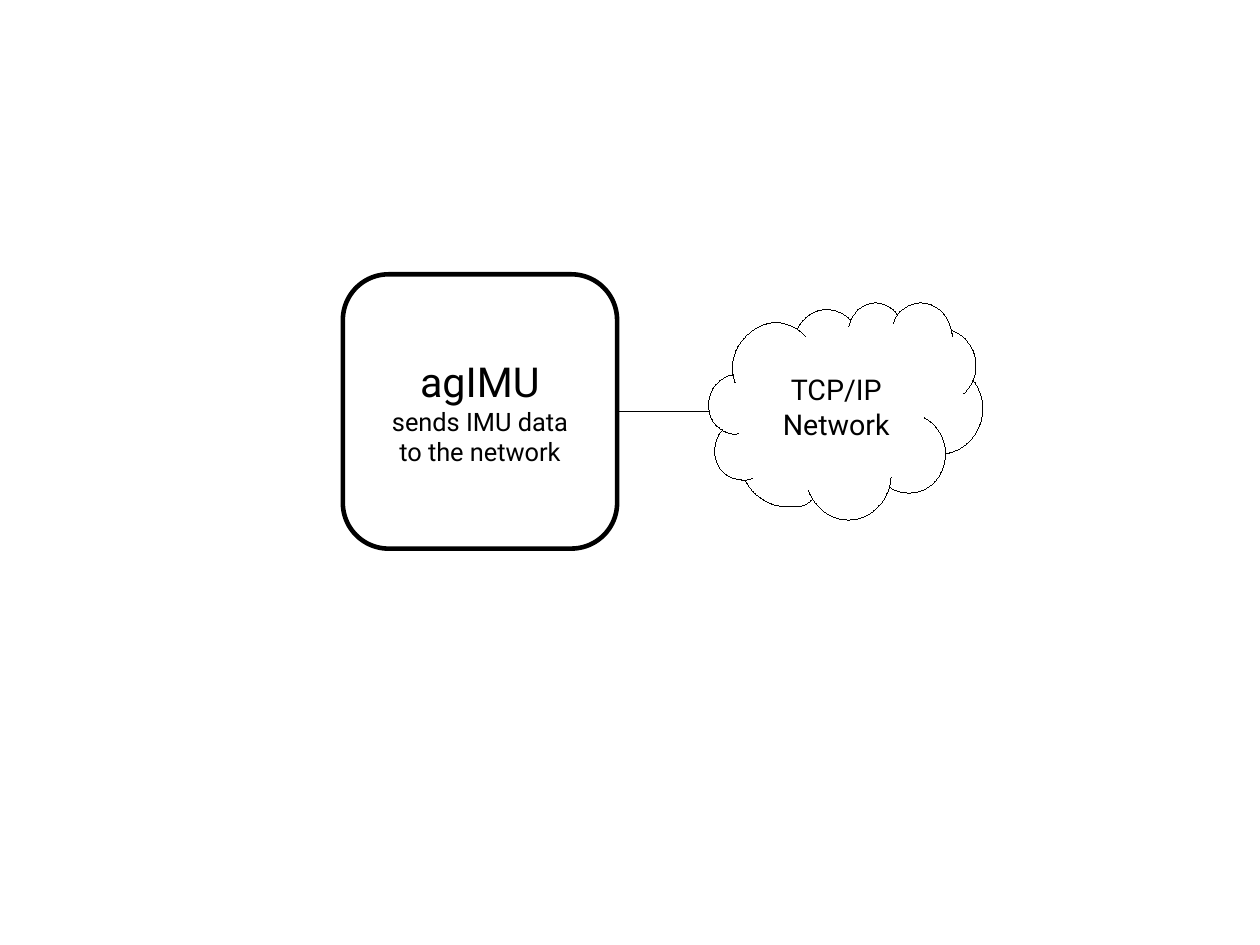
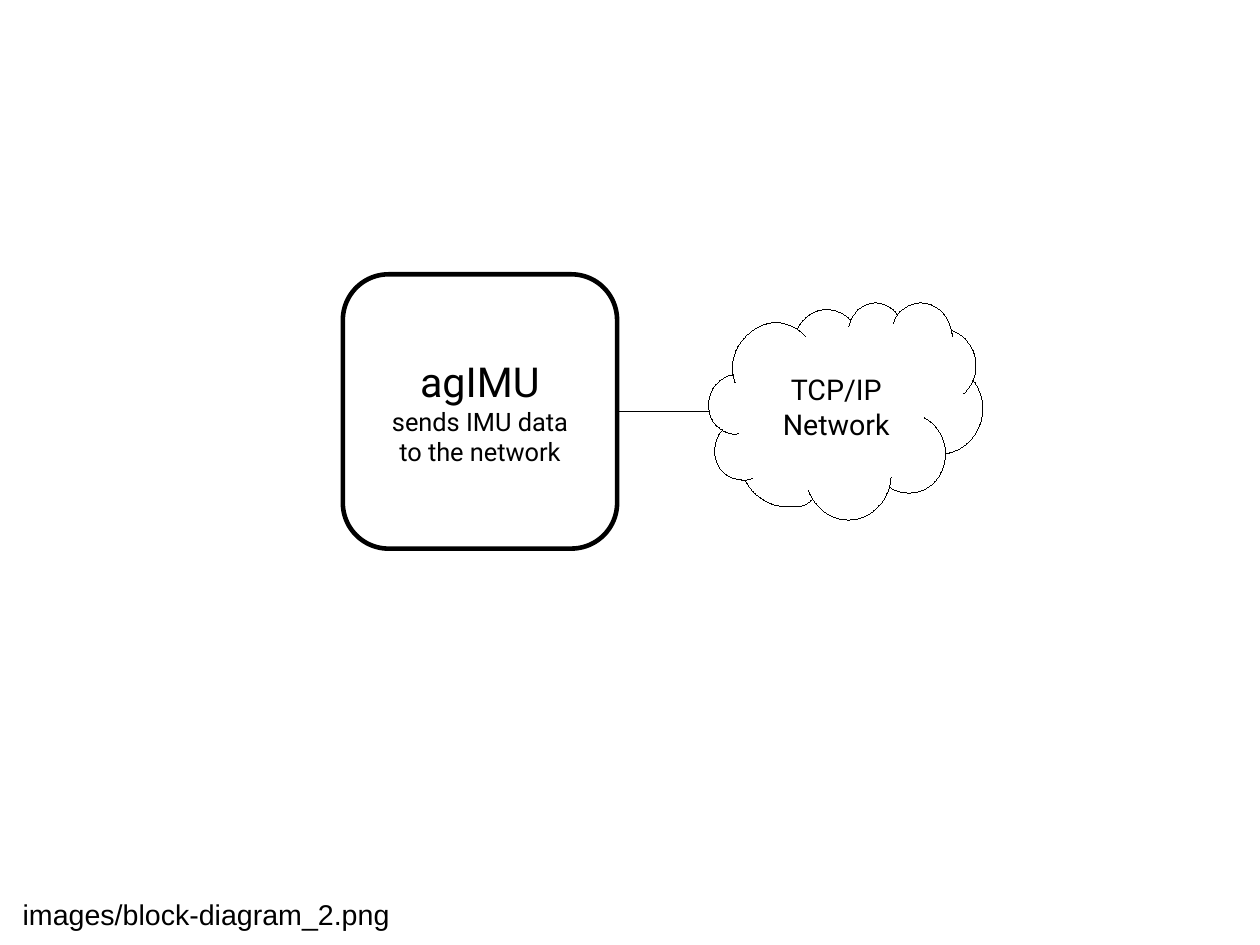
Before and after one commit to charliewprice/AgHolobox, a slide deck: slide 2 of assets/block-diagrams.odp. Drawn at 1260x945 pixels with LibreOffice and Linux fonts; fonts in the diff are those of the drawing. Boxes give left, top, right and bottom in pixels: in the first picture for what was removed or moved away, otherwise in the second. Text is boxed around its words. In the diff, an @@ line names an element or a change of style, - is before the commit and + after.

```diff
--- a/assets/block-diagrams.odp
+++ b/assets/block-diagrams.odp
@@ text added at [23,904,390,931], 18 pt, text #000000 @@
+images/block-diagram_2.png
```
Also in this commit, not shown: 4 other slides changed.
